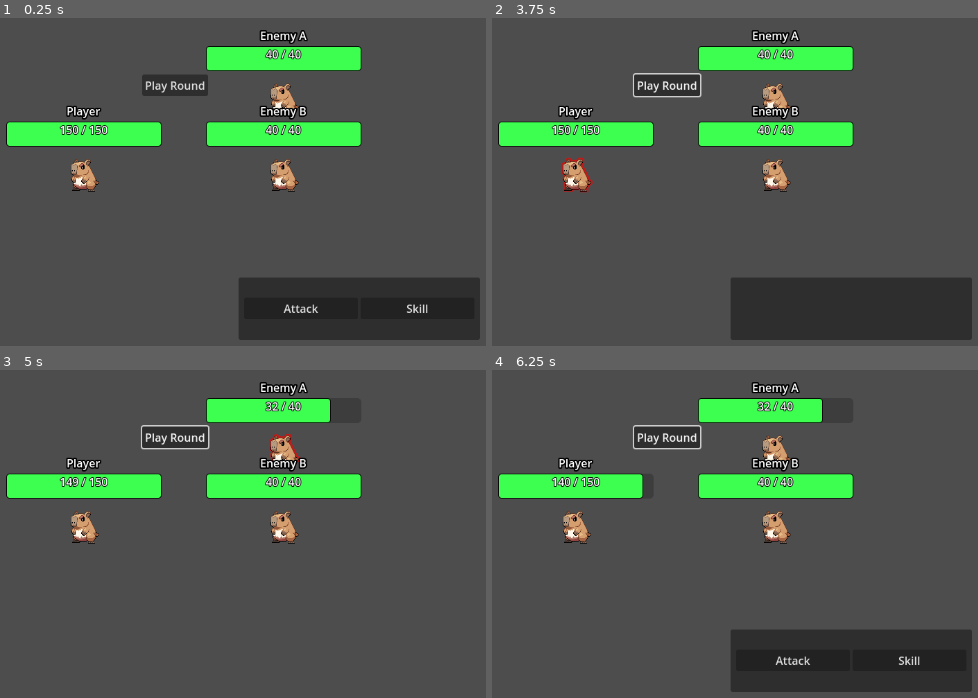
Above: before the commit, frames 1-4 (two rows, left to right).
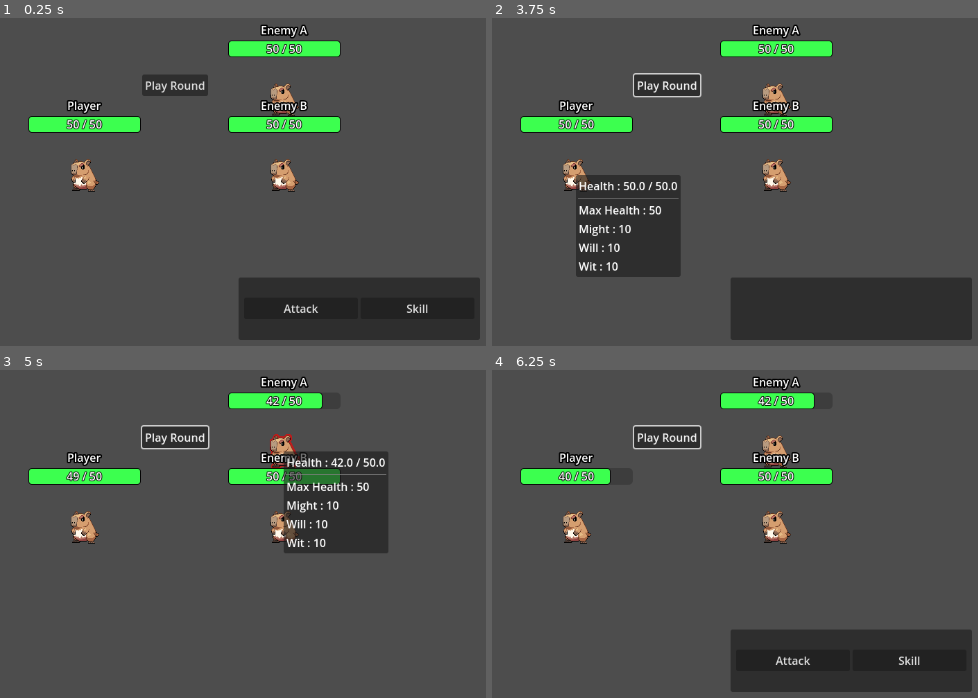
Above: after the commit, the same moments.

Repository: a-magno/godot-turn-based-framework
Game: Godot game, scene res://battle_scene.tscn
Two runs of this game, one before a commit and one after it. Both use one fixed random seed, a clock stepped at 60 frames per second and the inputs below.
Inputs (mouse positions are in pixels of both pictures, inside the frame that each line leads up to):
- Up to frame 1 (0.25 s): no input
- Up to frame 2 (3.75 s): click "Play Round" at 0.5 s; click "Play Round" at 1.25 s; click "Attack" at 2 s; click "Play Round" at 2.75 s; tap Enter at 3.5 s; move the mouse to (574, 175) at 3.52 s; click (574, 175) at 3.67 s
- Up to frame 3 (5 s): tap Space at 4.25 s; move the mouse to (281, 452) at 4.27 s; click (281, 452) at 4.42 s
- Up to frame 4 (6.25 s): tap Enter at 5 s; move the mouse to (773, 527) at 5.02 s; click (773, 527) at 5.17 s; tap Space at 5.75 s; move the mouse to (807, 675) at 5.77 s; click (807, 675) at 5.92 s

The runs differ from the first frame. In frame 1, 8.1% of the frame differs, in the area x 1-75%, y 1-40%; in frame 2, 15%, in the area x 1-75%, y 1-79%; in frame 3, 13%; in frame 4, 7.6%.

Commit message:
encounter system WIP

Diff:
--- a/Combatant.gd
+++ b/Combatant.gd
@@ -11,7 +11,7 @@
 	set(s):
 		stats = s
 		if stats == null: return
-		max_health = stats.max_health
+		#max_health = stats.max_health
 		damage = stats.attack
 		speed = stats.speed
 
@@ -30,11 +30,24 @@
 @export var damage : int
 
 @export var status_handler : StatusHandler
+@export var attribute_container : AttributeContainer
 
 func _ready() -> void:
 	randomize()
+	status_handler.target = self
+	max_health = attribute_container.get_stat("max_health").value
+	health = attribute_container.get_attribute("health").value
+	#attribute_container.get_attribute("health").value_changed.connect(
+		#func(v):
+			#health = v
+	#)
+	health_changed.connect(
+		func(v):
+			attribute_container.get_attribute("health").value = v
+	)
+
 	$Vitals.initialize()
-	status_handler.target = self
+
 	GameManager.event.combat_round_start.connect(_on_round_start)
 	GameManager.event.combat_round_start.connect(_on_round_end)
 
--- a/command-system/commands/defeat.gd
+++ b/command-system/commands/defeat.gd
@@ -8,5 +8,5 @@
 
 func execute():
 	#target.active = false
+	print("%s has been defeated." % target.name)
 	GameManager.event.combatant_dead.emit(target)
-	print("%s has been defeated." % target.name)
--- /dev/null
+++ b/encounter_system/EncounterManager.gd
@@ -0,0 +1,9 @@
+extends Node
+class_name EncounterManager
+
+@export var battle_scene : PackedScene
+@export var encounter_pool : Array
+@export var encounter_in : int = 100 # steps
+
+func generate_encounter():
+	pass
--- a/scenes/combatant.tscn
+++ b/scenes/combatant.tscn
@@ -1,10 +1,11 @@
-[gd_scene load_steps=13 format=3 uid="uid://bw5jmcfbmqouo"]
+[gd_scene load_steps=14 format=3 uid="uid://bw5jmcfbmqouo"]
 
 [ext_resource type="Script" path="res://Combatant.gd" id="1_ecchv"]
 [ext_resource type="Shader" path="res://scenes/combatant.gdshader" id="2_bfeaa"]
 [ext_resource type="Texture2D" uid="uid://mcb6v6850rv0" path="res://assets/Pouch/Pouch.png" id="3_8636n"]
 [ext_resource type="PackedScene" uid="uid://dw7axib8xxycl" path="res://ui/vitals.tscn" id="3_bfeaa"]
 [ext_resource type="PackedScene" uid="uid://tw22funjeskh" path="res://scenes/player_target_area.tscn" id="4_4o5d1"]
+[ext_resource type="PackedScene" uid="uid://dejkj5bbgdbdc" path="res://ui/stat_viewer.tscn" id="5_fp0kh"]
 [ext_resource type="Script" path="res://status-effects-skills/classes/status_handler.gd" id="6_i344d"]
 [ext_resource type="Script" path="res://stat system/classes/attribute_container.gd" id="7_6ebhh"]
 [ext_resource type="Script" path="res://stat system/classes/attribute.gd" id="8_essbq"]
@@ -26,9 +27,10 @@
 [sub_resource type="CircleShape2D" id="CircleShape2D_bfeaa"]
 radius = 40.0
 
-[node name="Combatant" type="Node2D" node_paths=PackedStringArray("status_handler")]
+[node name="Combatant" type="Node2D" node_paths=PackedStringArray("status_handler", "attribute_container")]
 script = ExtResource("1_ecchv")
 status_handler = NodePath("StatusHandler")
+attribute_container = NodePath("AttributeContainer")
 metadata/_custom_type_script = ExtResource("1_ecchv")
 
 [node name="Skin" type="Sprite2D" parent="."]
@@ -37,9 +39,26 @@
 texture = SubResource("AtlasTexture_srv24")
 
 [node name="Vitals" parent="." node_paths=PackedStringArray("combatant") instance=ExtResource("3_bfeaa")]
-offset_top = -104.0
-offset_bottom = -37.0
+offset_left = -80.0
+offset_top = -112.0
+offset_right = 82.0
+offset_bottom = -21.0
 combatant = NodePath("..")
+
+[node name="StatViewer" parent="." node_paths=PackedStringArray("actor") instance=ExtResource("5_fp0kh")]
+unique_name_in_owner = true
+visible = false
+z_index = 1
+anchors_preset = 0
+anchor_right = 0.0
+anchor_bottom = 0.0
+offset_left = 48.0
+offset_top = -24.0
+offset_right = 272.0
+offset_bottom = -24.0
+grow_horizontal = 1
+grow_vertical = 1
+actor = NodePath("..")
 
 [node name="Area2D" parent="." node_paths=PackedStringArray("skin") instance=ExtResource("4_4o5d1")]
 skin = NodePath("../Skin")
@@ -53,6 +72,14 @@
 
 [node name="AttributeContainer" type="Node" parent="."]
 script = ExtResource("7_6ebhh")
+base_stats = {
+"max_health": 50,
+"might": 10.0,
+"will": 10.0,
+"wit": 10.0
+}
 attributes = Array[ExtResource("8_essbq")]([ExtResource("9_gxpmf")])
 
+[connection signal="health_changed" from="." to="Area2D" method="_on_combatant_health_changed"]
+
 [editable path="Area2D"]
--- a/scenes/player_target_area.gd
+++ b/scenes/player_target_area.gd
@@ -4,15 +4,30 @@
 @onready var skin_material := skin.material as ShaderMaterial
 
 func _on_mouse_entered() -> void:
+	%StatViewer.global_position = get_global_mouse_position()
+	%StatViewer.show()
+	if _is_player(): return
 	skin_material.set_shader_parameter("enabled", true)
 
 func _on_mouse_exited() -> void:
+	%StatViewer.hide()
+	if _is_player(): return
 	skin_material.set_shader_parameter("enabled", false)
 
 
 func _on_input_event(viewport: Node, event: InputEvent, shape_idx: int) -> void:
+	if _is_player(): return
 	if event is InputEventMouseButton:
 		if event.pressed and event.button_index == MOUSE_BUTTON_LEFT:
 			var target = get_parent()
 			#print("target selected: %s" % target.name )
 			GameManager.event.player_target_selected.emit( target )
+
+func _on_combatant_health_changed(new_value: Variant) -> void:
+	if new_value <= 0:
+		input_pickable = false
+	else:
+		input_pickable = true
+
+func _is_player()->bool:
+	return get_parent().stats.is_player
--- a/stat system/classes/attribute.gd
+++ b/stat system/classes/attribute.gd
@@ -1,7 +1,7 @@
 extends Resource
 class_name Attribute
 
-signal attribute_changed( attrib : Attribute )
+signal value_changed( value : float )
 
 @export var id : StringName
 @export var target_stat : StringName
@@ -11,11 +11,14 @@
 		stat = s
 		if stat == null: return
 		max_value = stat.value
-		value == max_value
+		value = max_value
 		stat.stat_changed.connect(_on_max_stat_changed)
 
 # Internal value
-var value : float
+var value : float :
+	set(v):
+		value = v
+		value_changed.emit(value)
 # Determines current value
 #var current_value : Stat = Stat.new(id, stat.value):
 	#set(v):
--- a/stat system/classes/attribute_container.gd
+++ b/stat system/classes/attribute_container.gd
@@ -4,28 +4,37 @@
 signal attribute_changed( attr : Attribute)
 
 @export var base_stats : Dictionary = { "max_health" : 50 }
-var stats : Dictionary = {}
+var _stats : Dictionary = {}
 @export var attributes : Array[Attribute]
+var _attributes : Dictionary = {}
 
 func _ready() -> void:
 	for key in base_stats.keys():
-		stats.merge({
+		_stats.merge({
 			key : Stat.new(key, base_stats[key])
 		})
+
 	for attrib in attributes:
-		attrib.stat = get_stat( attrib.target_stat )
-		attrib.attribute_changed.connect(update_attribute)
-		print_debug("Attrib %s value: %.1f" % [attrib.id, attrib.stat.value])
+		var new_attrib = attrib.duplicate()
+		_attributes.merge({ attrib.id : new_attrib })
+		new_attrib.stat = get_stat( new_attrib.target_stat )
+		#new_attrib.attribute_changed.connect(update_attribute)
 
-		await get_tree().create_timer(2.0).timeout
-		apply_modifier( StatModifier.new("Frail", StatModifier.ModType.PERCENTAGE, -0.5), "max_health" )
-		print_debug("Attrib %s value: %.1f" % [attrib.id, attrib.stat.value])
+		#await get_tree().create_timer(2.0).timeout
+		#apply_modifier( StatModifier.new("Frail", StatModifier.ModType.PERCENTAGE, -0.5), "max_health" )
+
 
 func get_stat( stat_id : StringName )->Stat:
-	return stats.get(stat_id, null)
+	return _stats.get(stat_id, null)
 
-func get_stats()->Dictionary:
-	return stats
+func get_stats()->Array:
+	return _stats.values()
+
+func get_attributes()->Array:
+	return _attributes.values()
+
+func get_attribute( id : StringName )->Attribute:
+	return _attributes.get( id, null )
 
 func apply_modifier( mod : StatModifier, target_stat : StringName )->void:
 	mod.set_target( get_stat(target_stat) ).apply_to_target()
--- /dev/null
+++ b/ui/stat_viewer.gd
@@ -0,0 +1,23 @@
+extends Control
+
+@export var actor : Combatant
+@onready var attrib_container = actor.attribute_container
+
+func _process(delta: float) -> void:
+	for c in %StatsContainer.get_children():
+		c.queue_free()
+
+	var stats = attrib_container.get_stats()
+	var attribs = attrib_container.get_attributes()
+
+	for a : Attribute in attribs:
+		var lbl := Label.new()
+		lbl.text = "%s : %.1f / %.1f" % [a.id.capitalize(), a.value, a.max_value ]
+		%StatsContainer.add_child( lbl )
+
+	%StatsContainer.add_child( HSeparator.new() )
+
+	for stat in stats:
+		var lbl := Label.new()
+		lbl.text = "%s : %d" % [stat.id.capitalize(), stat.value]
+		%StatsContainer.add_child( lbl )
--- /dev/null
+++ b/ui/stat_viewer.tscn
@@ -0,0 +1,28 @@
+[gd_scene load_steps=2 format=3 uid="uid://dejkj5bbgdbdc"]
+
+[ext_resource type="Script" path="res://ui/stat_viewer.gd" id="1_2t1aj"]
+
+[node name="StatViewer" type="Control"]
+layout_mode = 3
+anchors_preset = 15
+anchor_right = 1.0
+anchor_bottom = 1.0
+grow_horizontal = 2
+grow_vertical = 2
+script = ExtResource("1_2t1aj")
+
+[node name="PanelContainer" type="PanelContainer" parent="."]
+layout_mode = 0
+offset_right = 40.0
+offset_bottom = 40.0
+
+[node name="MarginContainer" type="MarginContainer" parent="PanelContainer"]
+layout_mode = 2
+theme_override_constants/margin_left = 4
+theme_override_constants/margin_top = 4
+theme_override_constants/margin_right = 4
+theme_override_constants/margin_bottom = 4
+
+[node name="StatsContainer" type="VBoxContainer" parent="PanelContainer/MarginContainer"]
+unique_name_in_owner = true
+layout_mode = 2
--- a/ui/vitals.tscn
+++ b/ui/vitals.tscn
@@ -16,24 +16,22 @@
 corner_radius_bottom_left = 4
 
 [node name="Vitals" type="VBoxContainer"]
-offset_left = -112.0
-offset_top = -32.0
-offset_right = 112.0
-offset_bottom = 52.0
+offset_right = 162.0
+offset_bottom = 87.0
 script = ExtResource("1_wrqut")
 
 [node name="Name" type="Label" parent="."]
 unique_name_in_owner = true
 layout_mode = 2
-size_flags_vertical = 1
+size_flags_vertical = 0
 theme_override_constants/outline_size = 8
 text = "Name"
 horizontal_alignment = 1
 
 [node name="Healthbar" type="ProgressBar" parent="."]
 unique_name_in_owner = true
+custom_minimum_size = Vector2(0, 24)
 layout_mode = 2
-size_flags_vertical = 3
 theme_override_styles/fill = SubResource("StyleBoxFlat_xihkb")
 value = 50.0
 show_percentage = false
@@ -53,3 +51,4 @@
 [node name="StatusContainer" parent="." instance=ExtResource("2_8gjgu")]
 unique_name_in_owner = true
 layout_mode = 2
+size_flags_vertical = 2
Not shown: 1 places in battle_scene.tscn that only renumber resources
